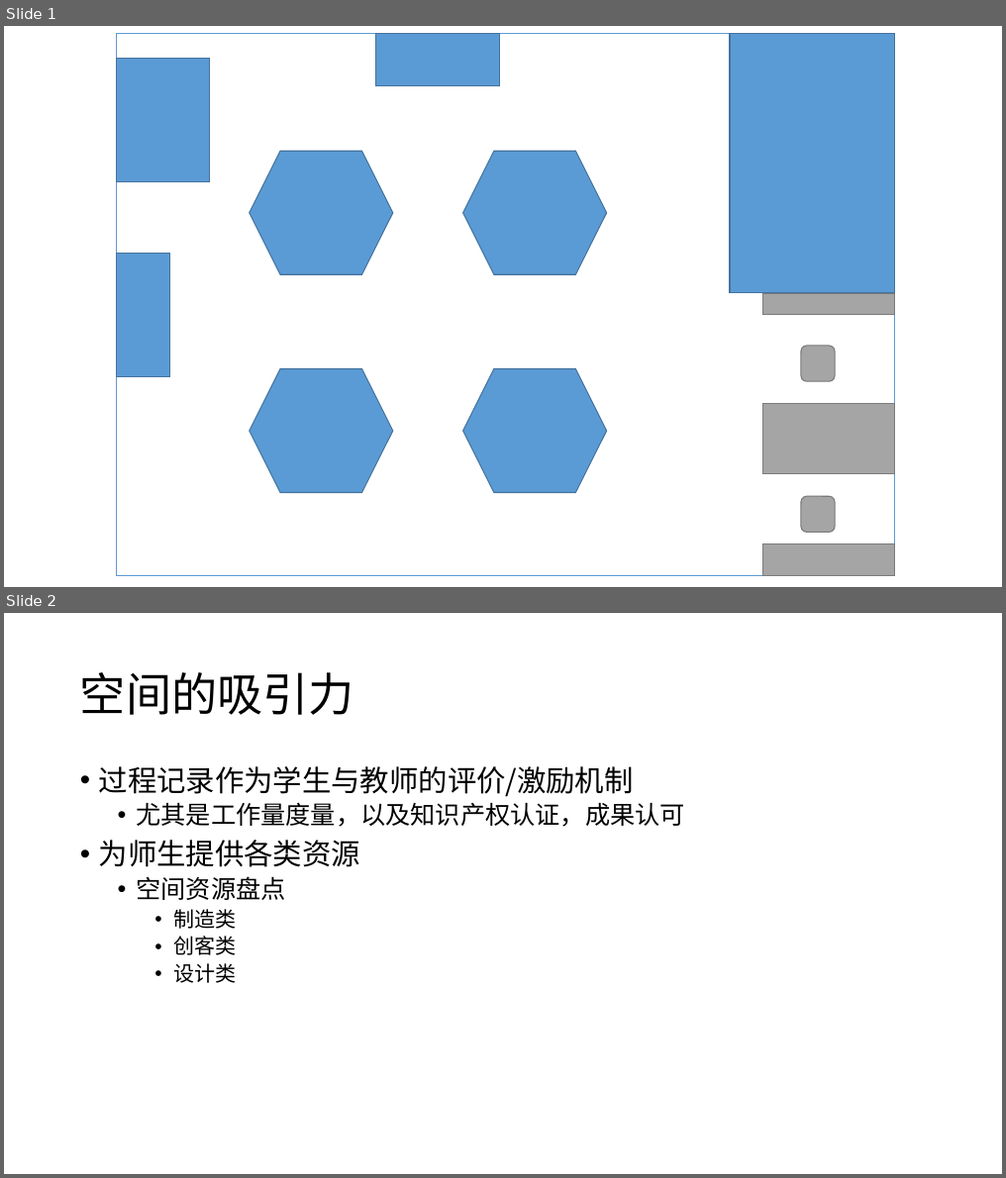
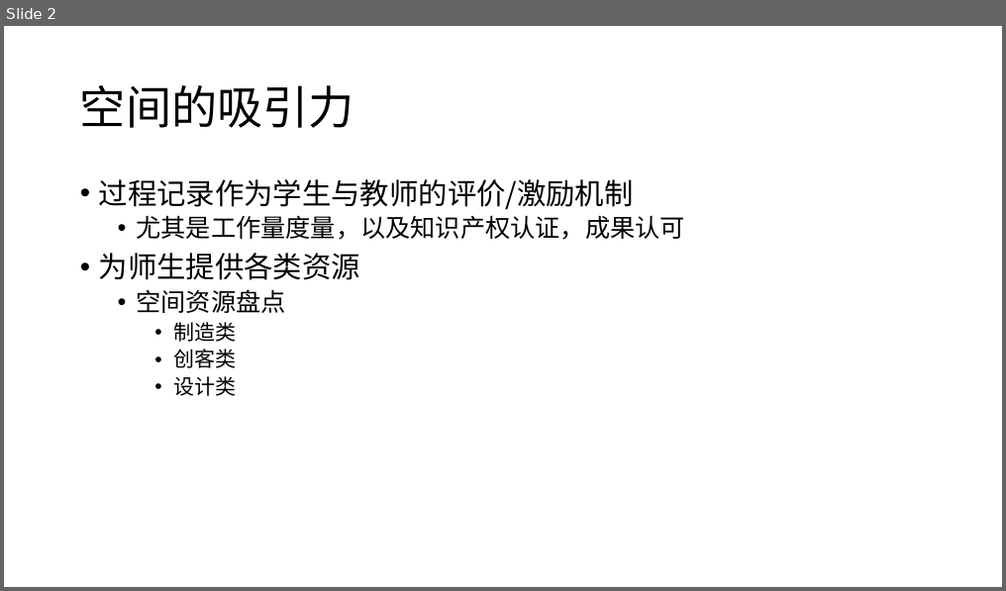
Before and after one commit to woodyme/i.center_my_workzone, a slide deck: 训练中心创客交叉融合空间建设/doc/训练中心制造信息化平台和创客空间建设项目规划-新思路补充.pptx. Shown one above the other, each under a label of ours: slides 1 and 2 before the commit, slide 2 after it. The pictures are 1006x1178 and 1006x591 pixels, drawn with LibreOffice and Linux fonts; fonts in the diff are those of the drawing. Boxes give left, top, right and bottom in pixels: in the first picture for what was removed or moved away, otherwise in the second. Text is boxed around its words. In the diff, an @@ line names an element or a change of style, - is before the commit and + after.

```diff
--- a/训练中心创客交叉融合空间建设/doc/训练中心制造信息化平台和创客空间建设项目规划-新思路补充.pptx
+++ b/训练中心创客交叉融合空间建设/doc/训练中心制造信息化平台和创客空间建设项目规划-新思路补充.pptx
@@ slide 1 removed at box(4, 26, 1002, 587), background #FFFFFF @@
@@ rectangle removed at box(117, 34, 895, 575) @@
@@ rectangle removed at box(376, 34, 500, 86) @@
@@ rectangle removed at box(731, 34, 895, 292) @@
@@ rectangle removed at box(117, 59, 210, 182) @@
@@ group removed at box(250, 151, 607, 492): 4 hexagons @@
@@ rectangle removed at box(116, 253, 169, 376) @@
@@ rectangle removed at box(763, 294, 895, 315) @@
@@ rounded rectangle removed at box(801, 346, 835, 381) @@
@@ rectangle removed at box(763, 404, 895, 474) @@
@@ rounded rectangle removed at box(801, 497, 835, 533) @@
@@ rectangle removed at box(763, 545, 895, 575) @@
```
Also in this commit, not shown: 1 slide added.
